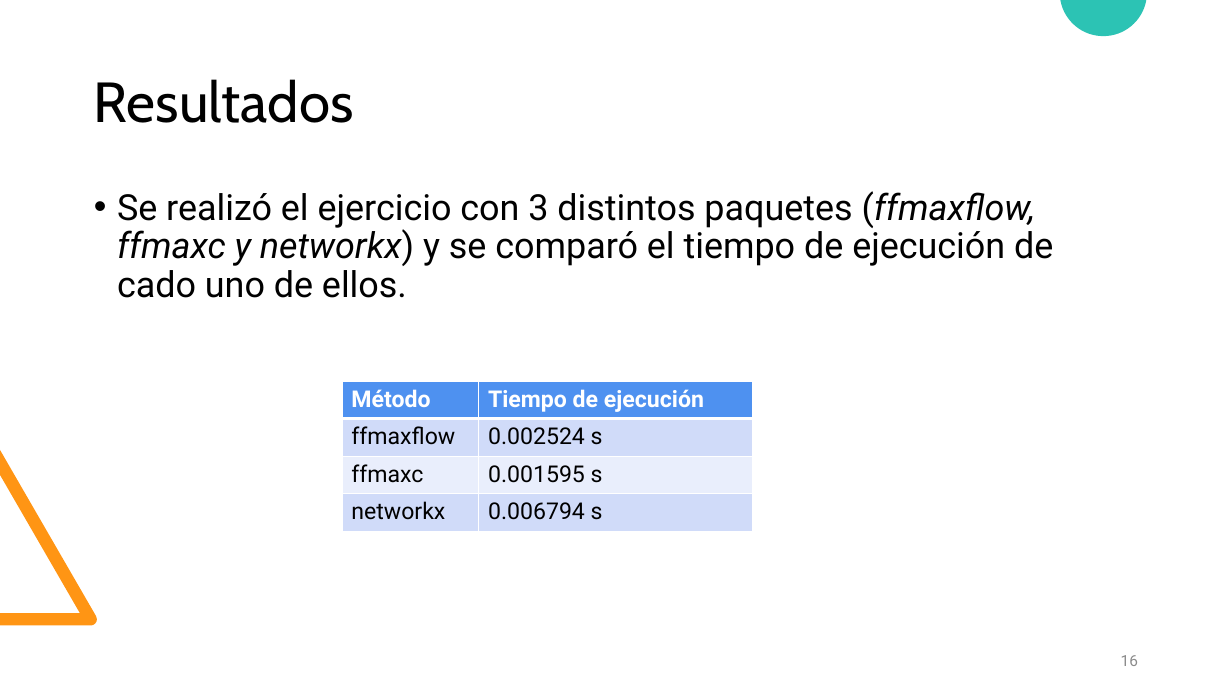
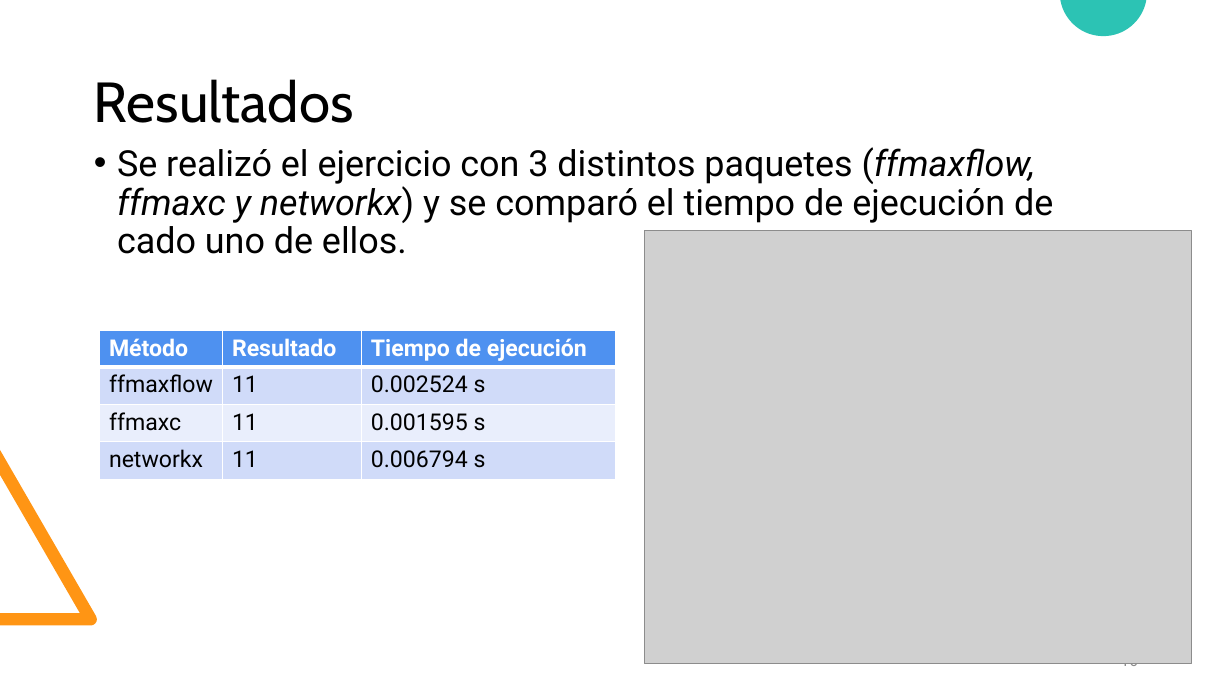
Before and after one commit to diramtz/ProyectoFinal_MaxFlow, a slide deck: slide 16 of documentos/Presentacion_ffmf.pptx. Drawn at 1232x693 pixels with LibreOffice and Linux fonts; fonts in the diff are those of the drawing; grey boxes stand for pictures. Boxes give left, top, right and bottom in pixels: in the first picture for what was removed or moved away, otherwise in the second. Text is boxed around its words. In the diff, an @@ line names an element or a change of style, - is before the commit and + after.

```diff
--- a/documentos/Presentacion_ffmf.pptx
+++ b/documentos/Presentacion_ffmf.pptx
@@ text "Se realizó el ejercicio con ...": place and size @@
-text "Se realizó el ejercicio con ..." at bbox=[117, 191, 1053, 298]
+text "Se realizó el ejercicio con ..." at bbox=[117, 147, 1053, 254]
@@ picture added at bbox=[644, 231, 1191, 665] @@
@@ table at bbox=[100, 331, 616, 481] @@
+column 2: Resultado | 11 | 11 | 11
@@ table: place and size @@
-table at bbox=[342, 382, 752, 531]
+table at bbox=[100, 331, 616, 481]
```
Also in this commit, not shown: 1 other slide changed, 1 other file.
